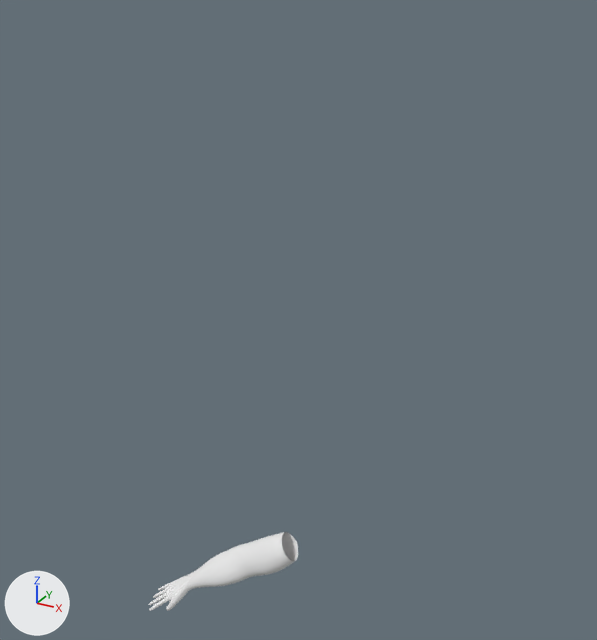
The Blender file BlendFilesForUnity/Models that are still in progress/Player_Arm_Backup.blend, before and after one commit.
Before and after are seen from a 50 mm lens placed at (1.33, -2.36, 2.19), pointed at (0.02, 0.03, 0.99). Every picture has the same lights, and +X, +Y and +Z are marked at lower left.
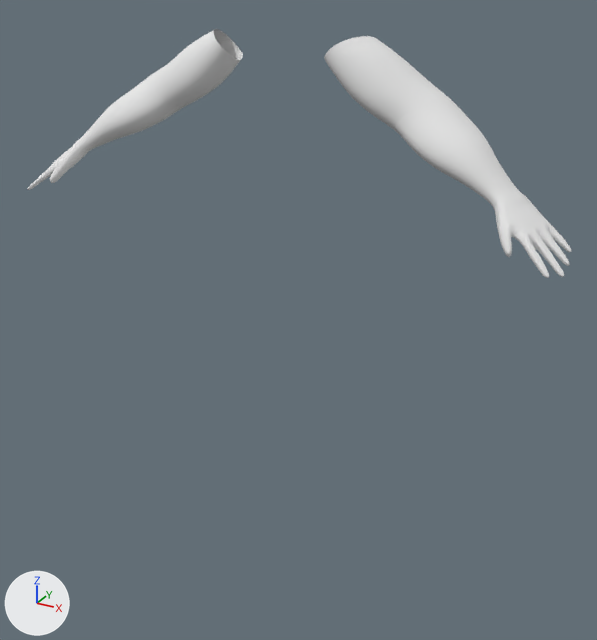
The change, as a diff of the scene's bpy script:
```diff
--- a/BlendFilesForUnity/Models that are still in progress/Player_Arm_Backup.blend.py
+++ b/BlendFilesForUnity/Models that are still in progress/Player_Arm_Backup.blend.py
@@ me_cube @@
 me_cube.from_pydata(...)  # 665 vertices, 652 faces; spans x -0.068..0.12, y -0.729..0.007, z -0.227..0.055
 # used by ob_cube; location = (0.0, 0.0, 0.0); rotation_euler = (2.286, 0.259, 1.79), in degrees (131, 15, 103)
+# me_cube part 1: the whole mesh is multiplied about its middle by the matrix ((-0.306, 0.727, 0.949), (1.384, 0.405, 0.0), (-0.377, 0.895, -0.771)), then moved by (-0.599, 0.333, -0.185)
 me_cube.materials.append(mat_material)
@@ ob_cube @@
 ob_cube = bpy.data.objects.new('Cube', me_cube)
-ob_cube.location = (0.0, 0.0, 0.0)
-ob_cube.rotation_euler = (2.286, 0.259, 1.79)  # degrees (131, 15, 103)
+ob_cube.location = (0.0, -0.082, 1.932)
 _m = ob_cube.modifiers.new('Subsurf', 'SUBSURF')
+_m = ob_cube.modifiers.new('Mirror', 'MIRROR')
```

Changed parts and their boxes [x1, y1, x2, y2] in the pictures (597 x 640 px):
'Cube', reshaped, moved, modifiers changed, turned
    before: [149, 532, 298, 611]
    after: [27, 29, 571, 278]
